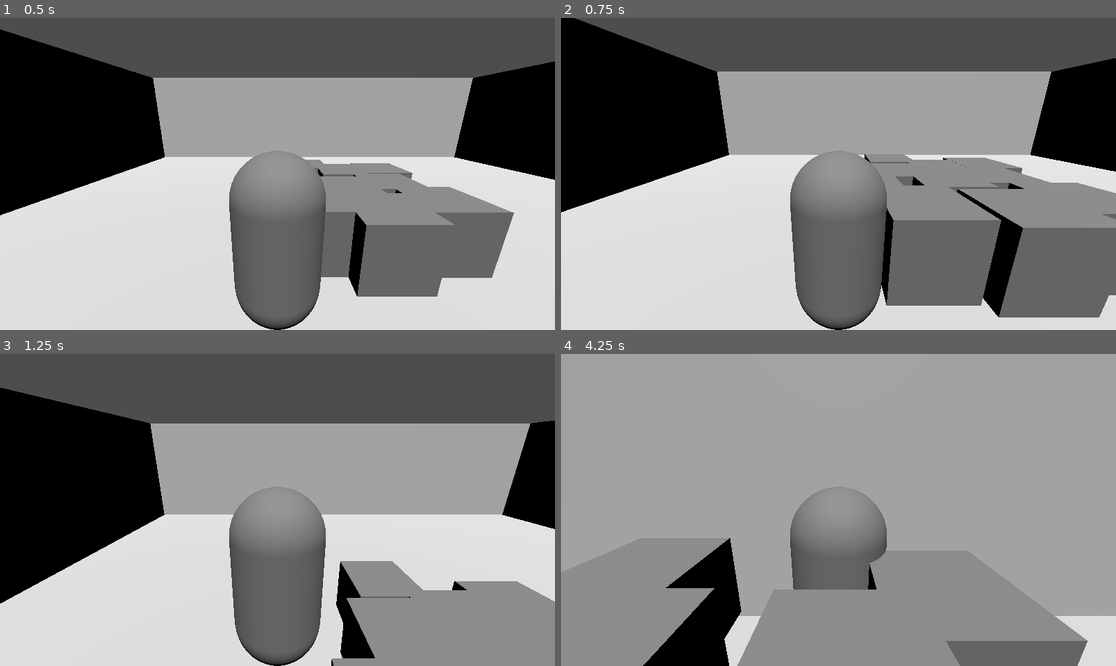
Above: before the commit, frames 1-4 (two rows, left to right).
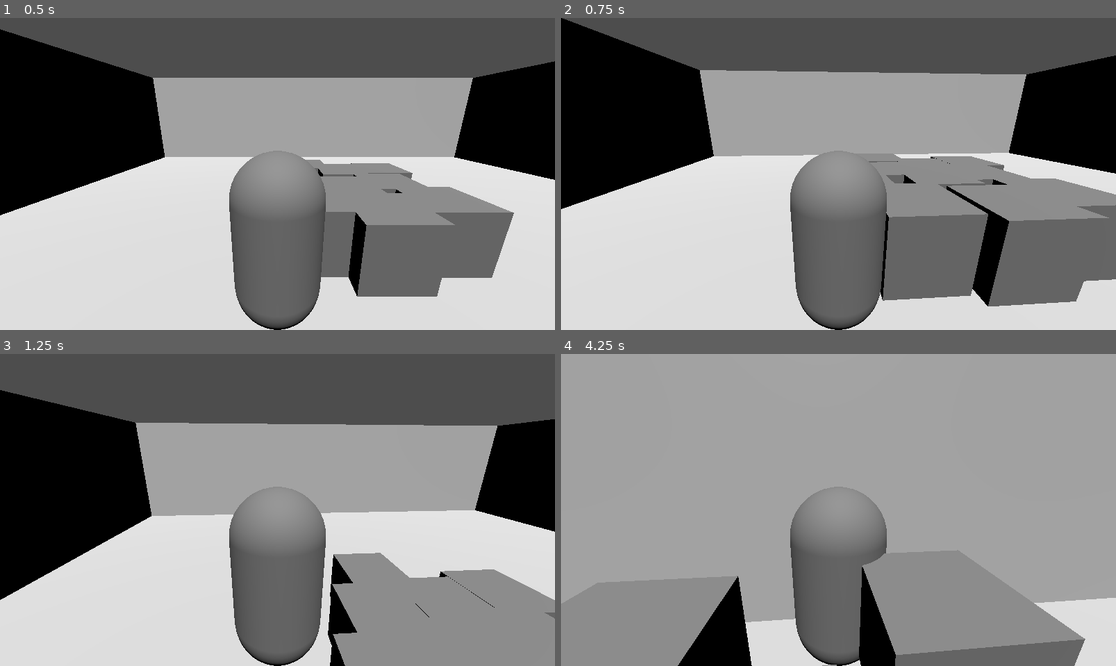
Above: after the commit, the same moments.

Repository: jbannisterly/SetInStone
Game: Godot game, scene res://Scene.tscn
Two runs of this game, one before a commit and one after it. Both use one fixed random seed, a clock stepped at 60 frames per second and the inputs below.
Inputs (mouse positions are in pixels of both pictures, inside the frame that each line leads up to):
- Up to frame 1 (0.5 s): no input
- Up to frame 2 (0.75 s): tap Enter (ui_accept) at 0.5 s; move the mouse to (866, 174) at 0.52 s; hold W from 0.53 s (still down); click (866, 174) at 0.67 s
- Up to frame 3 (1.25 s): keep holding W; tap Enter (ui_accept) at 0.77 s
- Up to frame 4 (4.25 s): keep holding W; move the mouse to (810, 510) at 1.27 s; click (810, 510) at 1.42 s; tap Enter (ui_accept) at 1.52, 3.02, 3.77 s; move the mouse to (849, 503) at 2.02 s; click (849, 503) at 2.17 s; move the mouse to (832, 516) at 2.77 s; click (832, 516) at 2.92 s; move the mouse to (877, 513) at 3.52 s; click (877, 513) at 3.67 s

Frame 1 is identical in both runs. In frame 2, 8.3% of the frame differs, in the area x 0-100%, y 0-96%; in frame 3, 5.9%; in frame 4, 9.6%, in the area x 14-100%, y 59-100%.

Commit message:
mouse rotation

Diff:
--- a/set-in-stone/player_movement.gd
+++ b/set-in-stone/player_movement.gd
@@ -3,12 +3,18 @@
 
 const SPEED = 5.0
 const JUMP_VELOCITY = 4.5
+const CAM_ROT = -0.001
+
+func _input(event: InputEvent) -> void:
+	if (event is InputEventMouseMotion):
+		global_rotation.y += event.relative.x * CAM_ROT
 
 func _ready() -> void:
 
 	pass
 
 func _physics_process(delta: float) -> void:
+
 	# Add the gravity.
 	if not is_on_floor():
 		velocity += get_gravity() * delta
